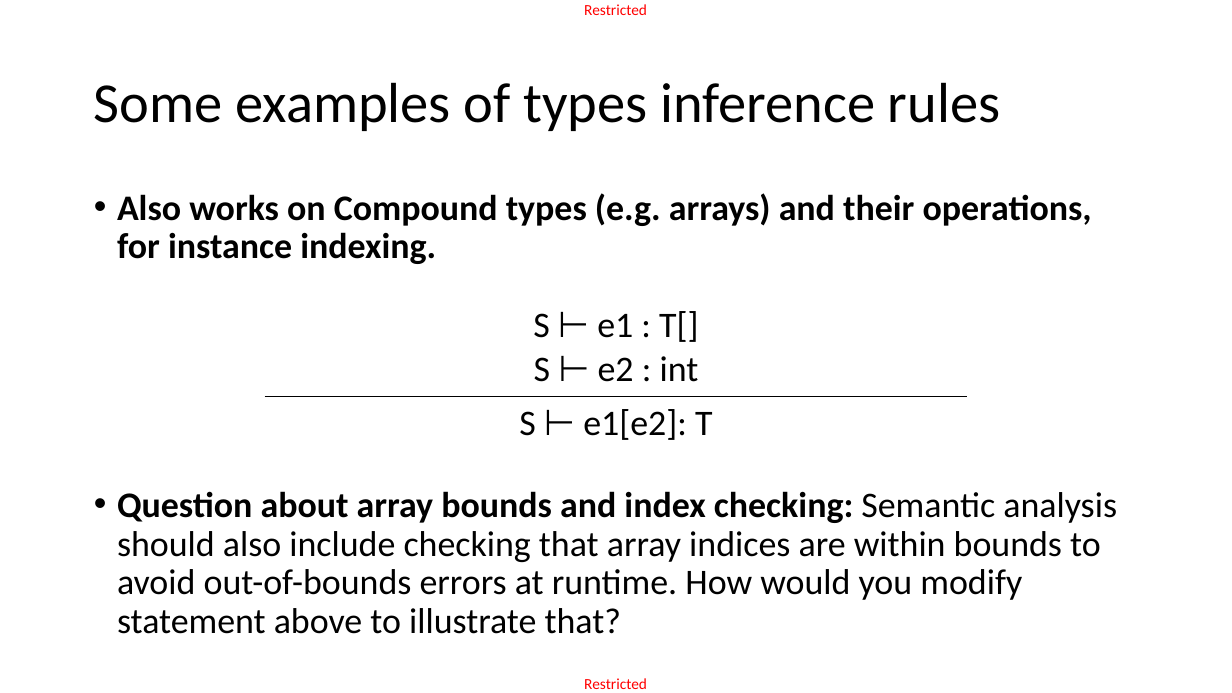
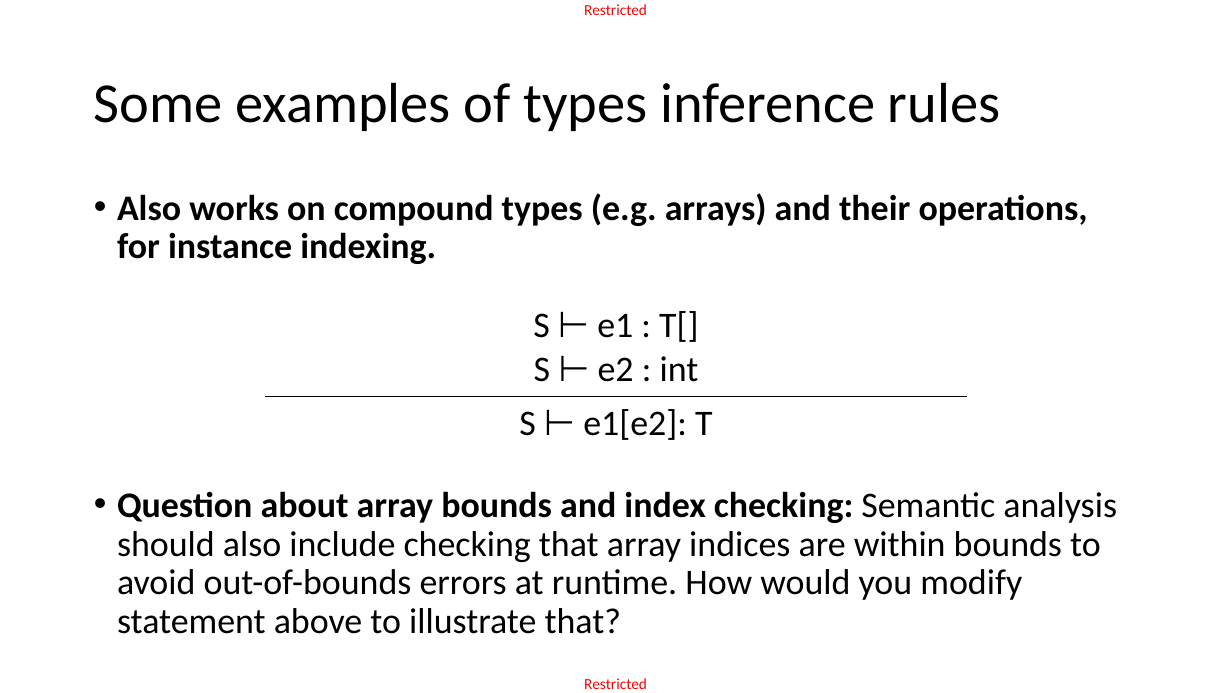
Before and after one commit to matthieudemari/SUTD_PLC_50_051, a slide deck: slide 36 of W11/W11S3 - Sem2/W11S3.pptx. Drawn at 1232x693 pixels with LibreOffice and Linux fonts; fonts in the diff are those of the drawing. Boxes give left, top, right and bottom in pixels: in the first picture for what was removed or moved away, otherwise in the second. Text is boxed around its words. In the diff, an @@ line names an element or a change of style, - is before the commit and + after.

```diff
--- a/W11/W11S3 - Sem2/W11S3.pptx
+++ b/W11/W11S3 - Sem2/W11S3.pptx
@@ text at [117,193,1088,264]: text changed @@
-• Also works on Compound types (e.g. arrays) and their operations, for instance indexing.
+• Also works on compound types (e.g. arrays) and their operations, for instance indexing.
```
Also in this commit, not shown: 9 other slides changed, 22 other files.
